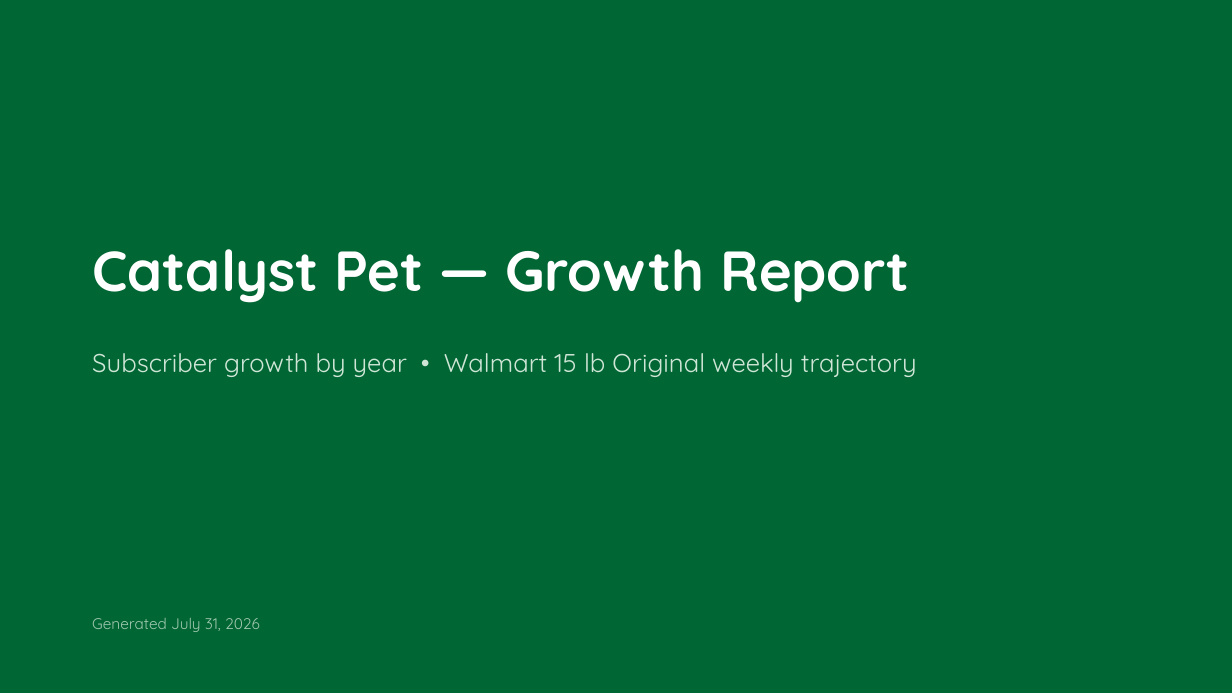
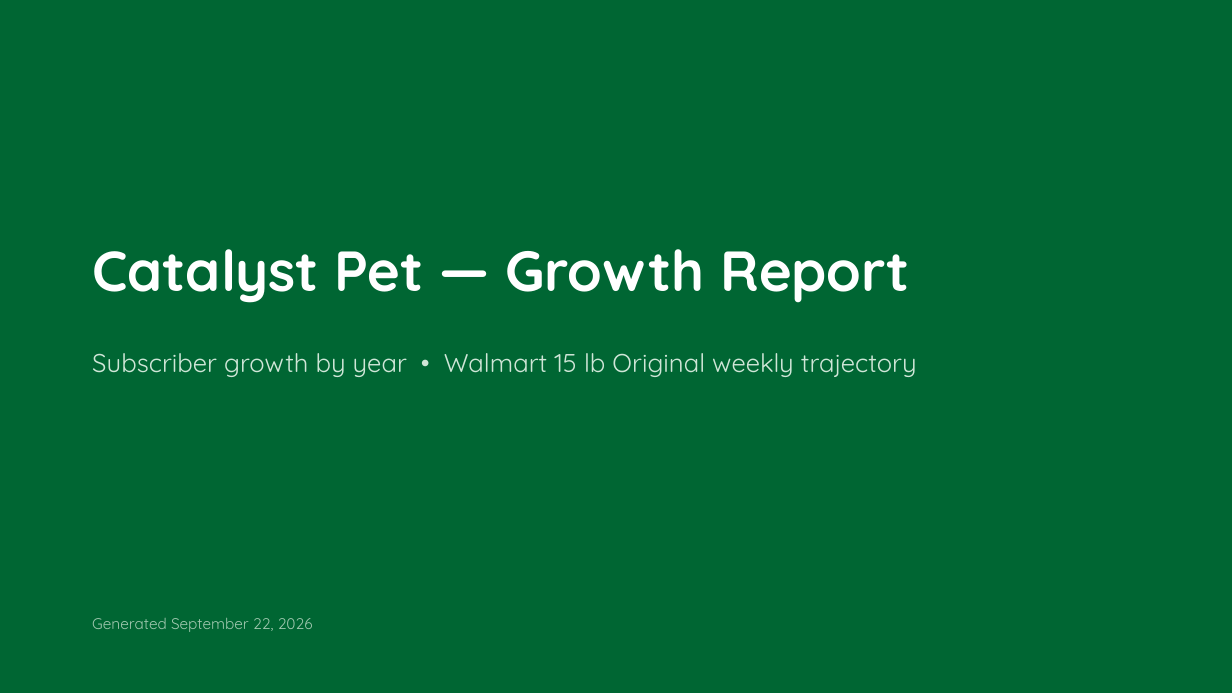
Before and after one commit to homedoctorpro/catalyst-walmart-dashboard, a slide deck: slide 1 of Growth Report/Catalyst_Growth_Report.pptx. Drawn at 1232x693 pixels with LibreOffice and Linux fonts; fonts in the diff are those of the drawing. Boxes give left, top, right and bottom in pixels: in the first picture for what was removed or moved away, otherwise in the second. Text is boxed around its words. In the diff, an @@ line names an element or a change of style, - is before the commit and + after.

```diff
--- a/Growth Report/Catalyst_Growth_Report.pptx
+++ b/Growth Report/Catalyst_Growth_Report.pptx
@@ text at box(92, 618, 313, 632): text changed @@
-Generated July 31, 2026
+Generated September 22, 2026
```
Also in this commit, not shown: 1 other slide changed, 1 other file.
